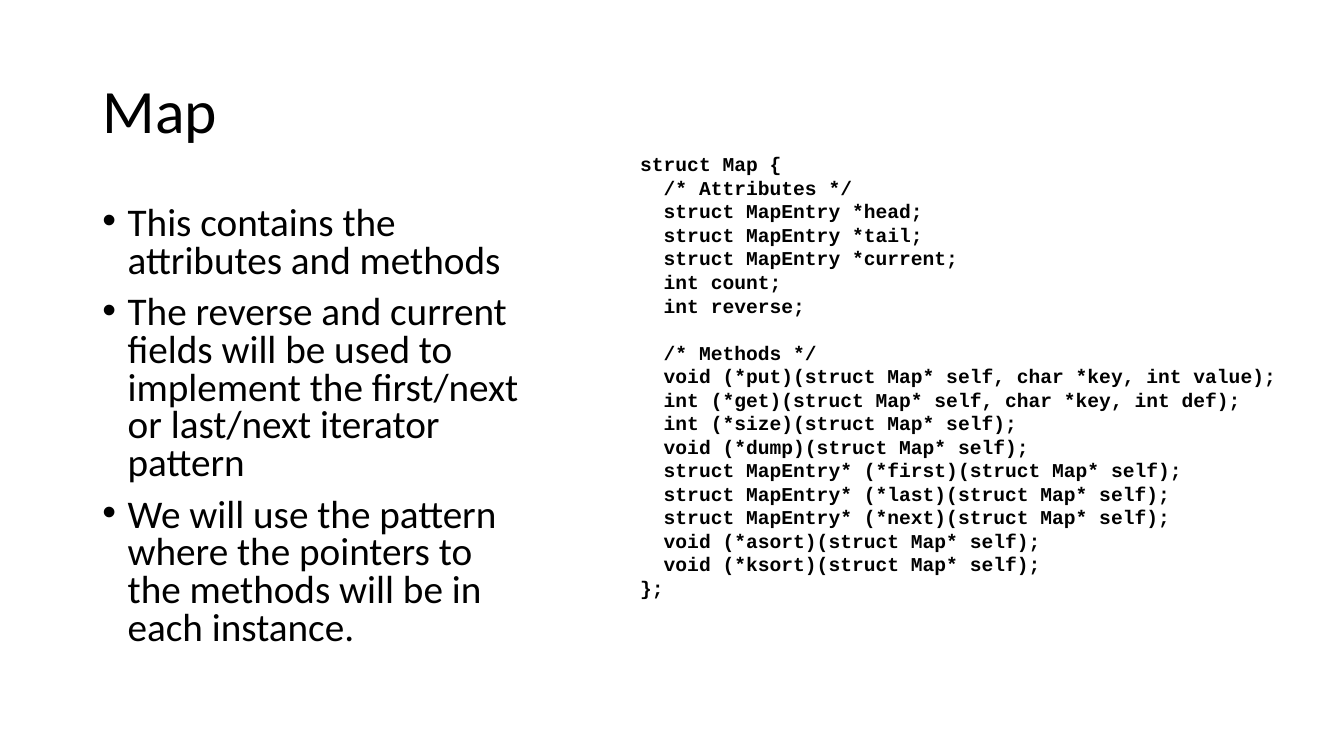
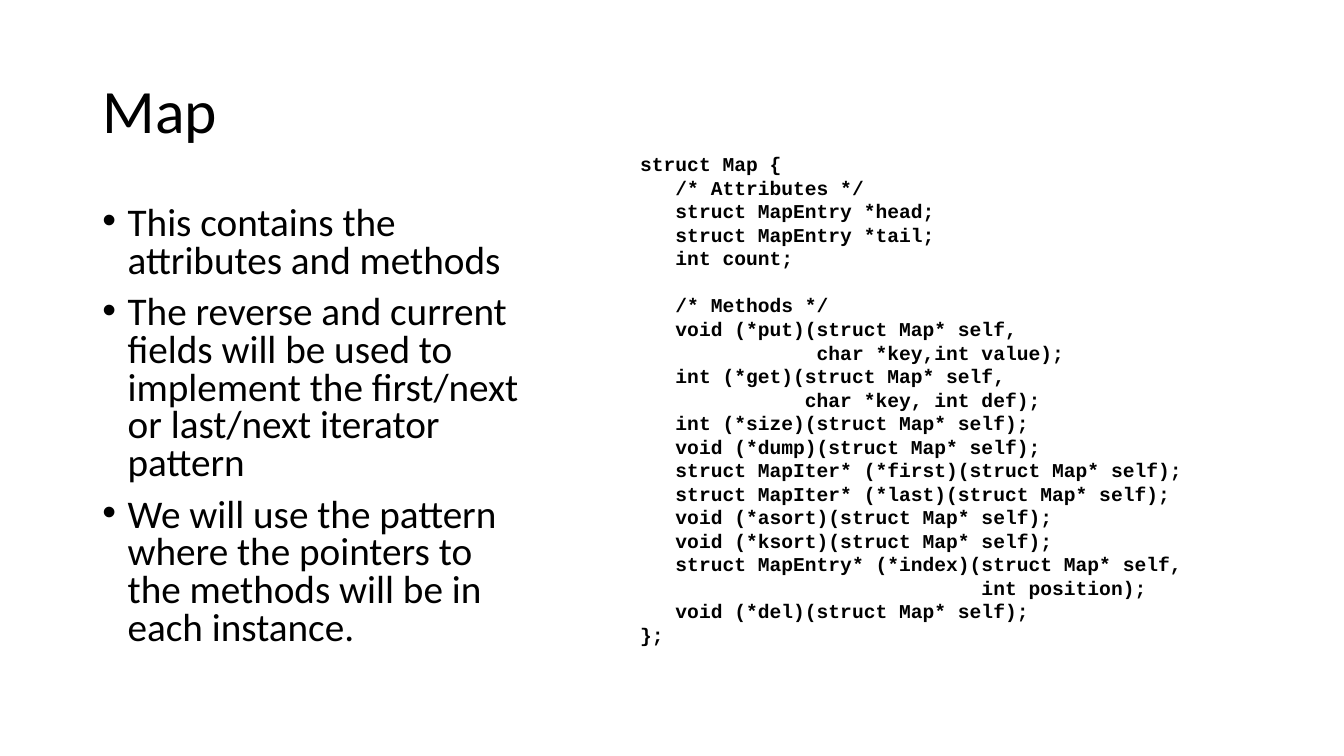
Before and after one commit to csev/cc4e, a slide deck: slide 12 of lectures/CC-04-Data-Structure.pptx. Drawn at 1344x756 pixels with LibreOffice and Linux fonts; fonts in the diff are those of the drawing. Boxes give left, top, right and bottom in pixels: in the first picture for what was removed or moved away, otherwise in the second. Text is boxed around its words. In the diff, an @@ line names an element or a change of style, - is before the commit and + after.

```diff
--- a/lectures/CC-04-Data-Structure.pptx
+++ b/lectures/CC-04-Data-Structure.pptx
@@ text at [664, 252, 958, 269]: paragraph removed @@
-struct MapEntry *current;
@@ text at [664, 299, 805, 317]: paragraph removed @@
-int reverse;
@@ text at [675, 322, 1063, 411]: text changed @@
-void (*put)(struct Map* self, char *key, int value);
-int (*get)(struct Map* self, char *key, int def);
+void (*put)(struct Map* self,
+char *key,int value);
+int (*get)(struct Map* self,
+char *key, int def);
@@ text at [675, 463, 1182, 505]: text changed @@
-struct MapEntry* (*first)(struct Map* self);
-struct MapEntry* (*last)(struct Map* self);
-struct MapEntry* (*next)(struct Map* self);
+struct MapIter* (*first)(struct Map* self);
+struct MapIter* (*last)(struct Map* self);
@@ text at [675, 558, 1182, 622]: paragraphs added @@
+struct MapEntry* (*index)(struct Map* self,
+int position);
+void (*del)(struct Map* self);
```
Also in this commit, not shown: 9 other slides changed, 1 slide added, 1 slide removed, 1 other file.
